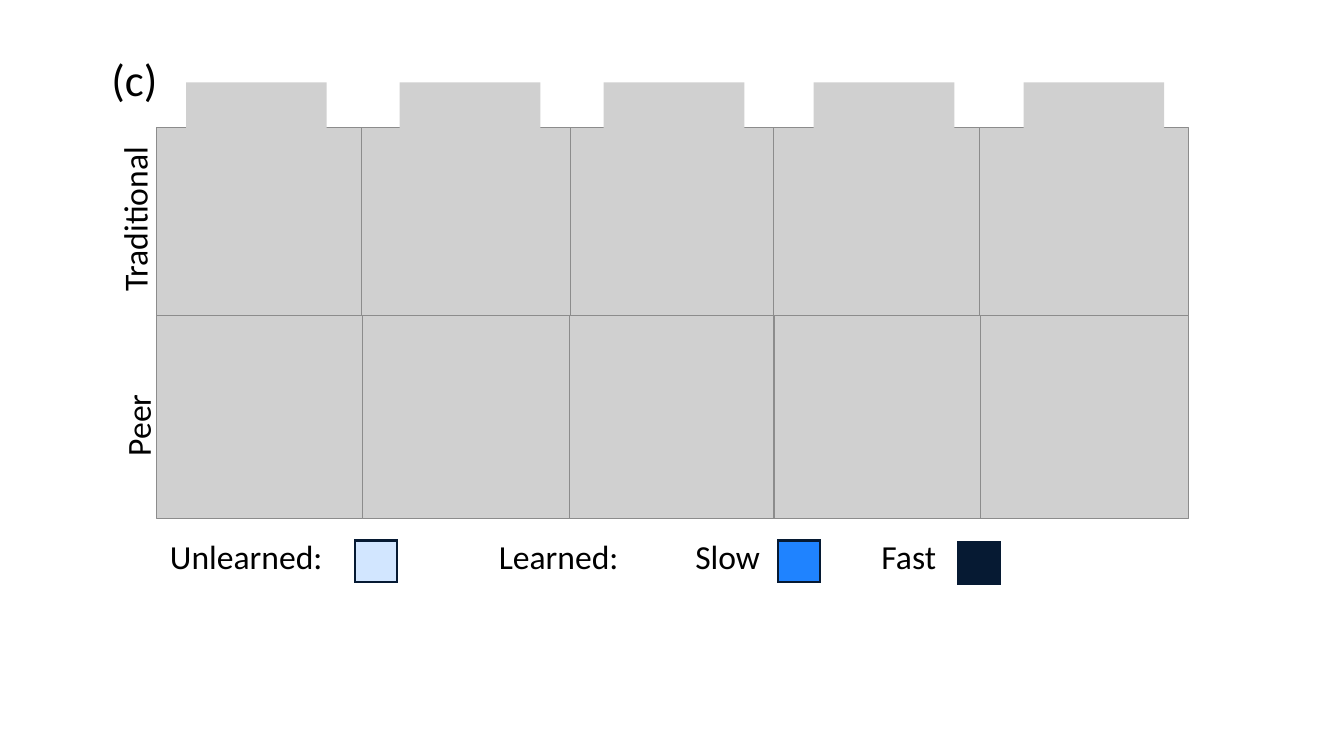
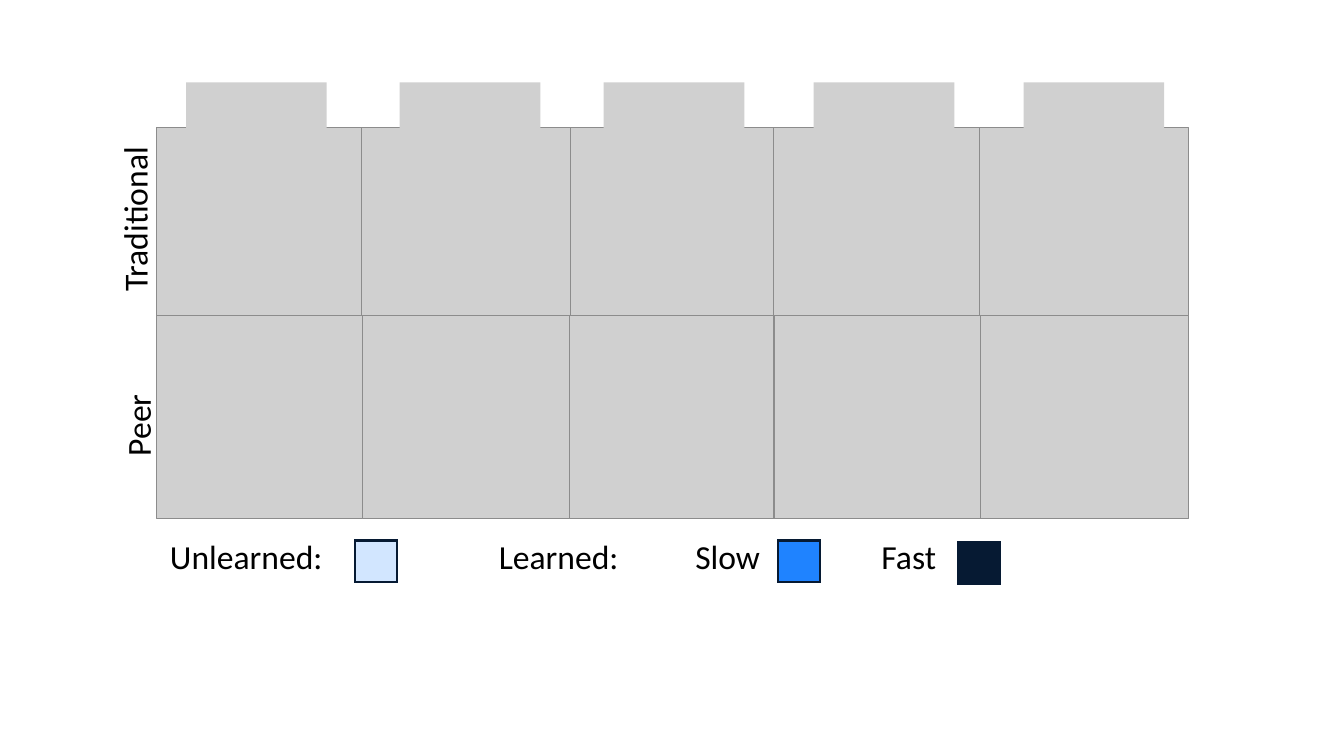
Before and after one commit to ioakimsy/BS-Thesis, a slide deck: slide 21 of documents/Figures editing.pptx (slide 19 before the commit). Drawn at 1344x756 pixels with LibreOffice and Linux fonts; fonts in the diff are those of the drawing; grey boxes stand for pictures. Boxes give left, top, right and bottom in pixels: in the first picture for what was removed or moved away, otherwise in the second. Text is boxed around its words. In the diff, an @@ line names an element or a change of style, - is before the commit and + after.

```diff
--- a/documents/Figures editing.pptx
+++ b/documents/Figures editing.pptx
@@ text removed at [111,63,157,102] @@
-(c)
```
Also in this commit, not shown: 2 other slides changed, 4 slides added, 14 other files.
